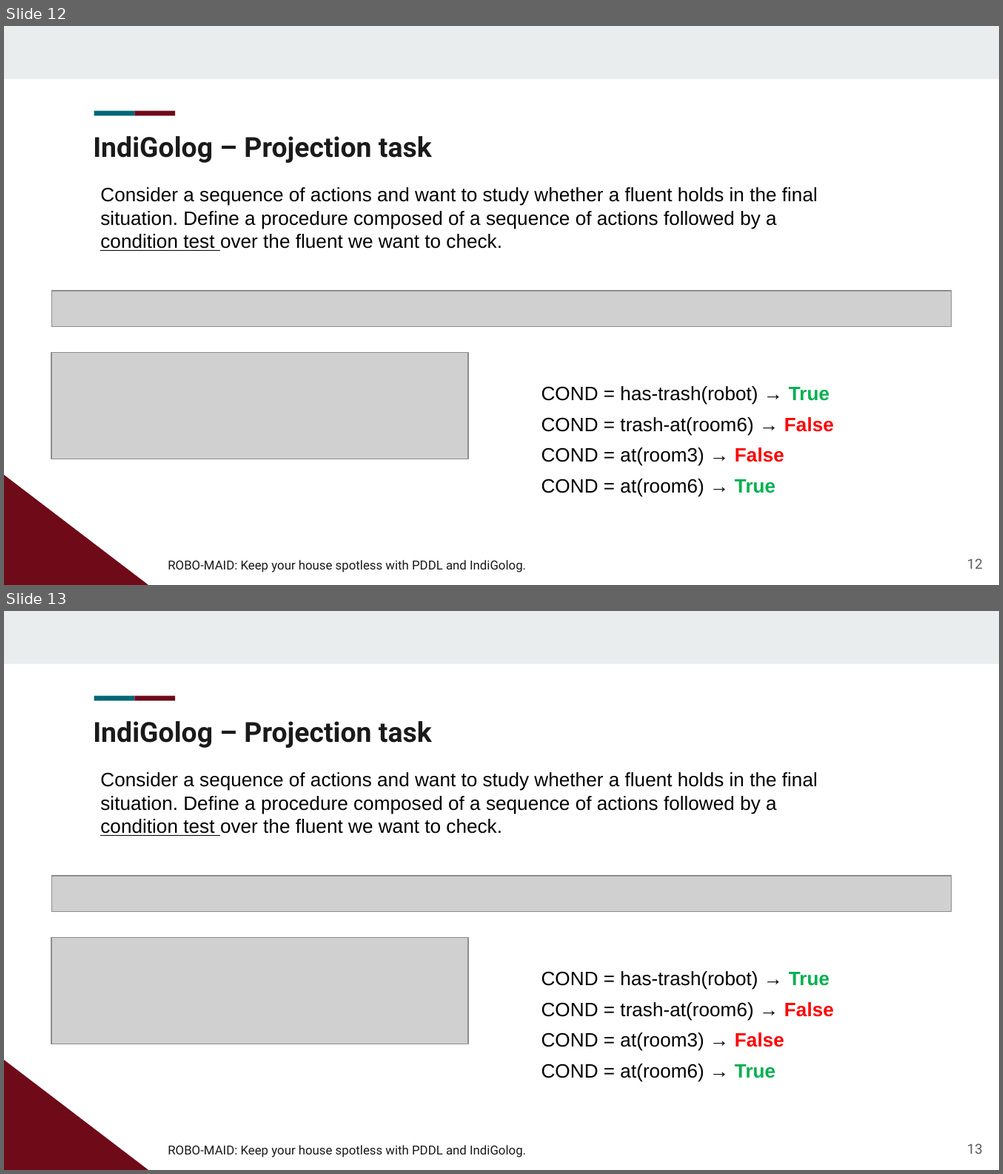
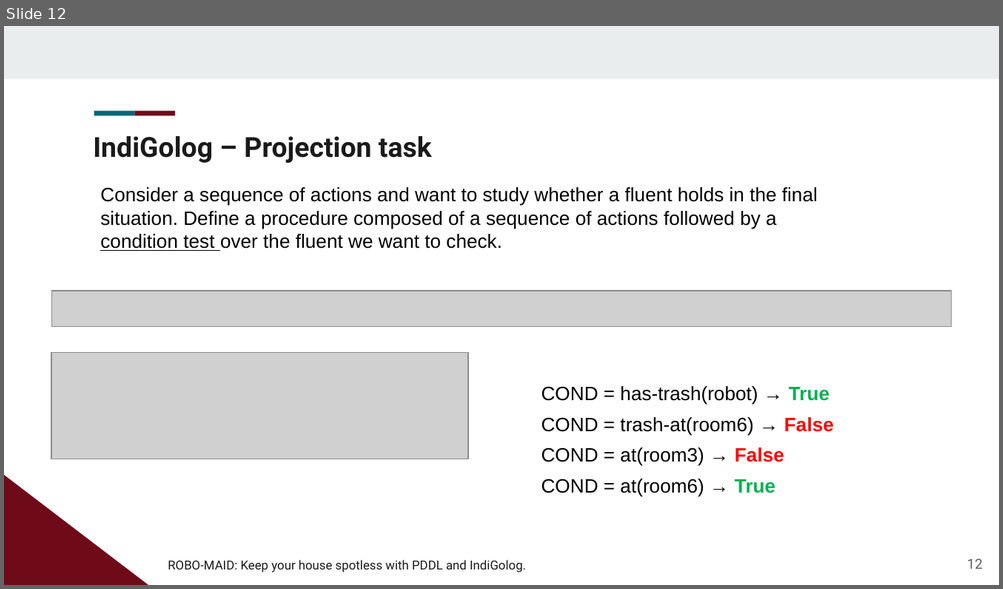
Before and after one commit to Paco-Danes/PDDL_RoboMaid, a slide deck: Presentation.pptx. Shown one above the other, each under a label of ours: slides 12 and 13 before the commit, slide 12 after it. The pictures are 1003x1174 and 1003x589 pixels, drawn with LibreOffice and Linux fonts; fonts in the diff are those of the drawing; grey boxes stand for pictures; background and template pictures are left out. Boxes give left, top, right and bottom in pixels: in the first picture for what was removed or moved away, otherwise in the second. Text is boxed around its words. In the diff, an @@ line names an element or a change of style, - is before the commit and + after.

```diff
--- a/Presentation.pptx
+++ b/Presentation.pptx
@@ slide 13 removed at [4,611,999,1170], background #FFFFFF; not listed: 4 template elements that a slide beside it also shows @@
@@ text removed at [93,721,432,748] @@
-IndiGolog – Projection task
@@ text removed at [100,772,817,836] @@
-Consider a sequence of actions and want to study whether a fluent holds in the final situation. Define a procedure composed of a sequence of actions followed by a condition test over the fluent we want to check.
@@ picture removed at [52,876,950,911] @@
@@ picture removed at [52,937,469,1044] @@
@@ text removed at [541,971,829,989] @@
-COND = has-trash(robot) → True
@@ text removed at [541,1002,834,1021] @@
-COND = trash-at(room6) → False
@@ text removed at [541,1033,784,1051] @@
-COND = at(room3) → False
@@ text removed at [541,1064,775,1082] @@
-COND = at(room6) → True
@@ text removed at [168,1145,526,1158] @@
-ROBO-MAID: Keep your house spotless with PDDL and IndiGolog.
@@ page number removed at [967,1144,982,1154] @@
-13
```
Also in this commit, not shown: 2 slides added.
